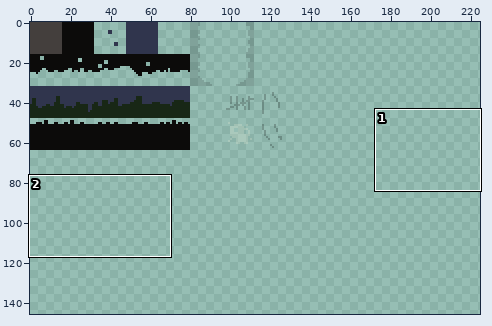
Edited in one commit: pixel-art file (res/img/tiles.aseprite). The picture above shows the old version from afar; the outline marks the close-up.
Close-up. As it was:
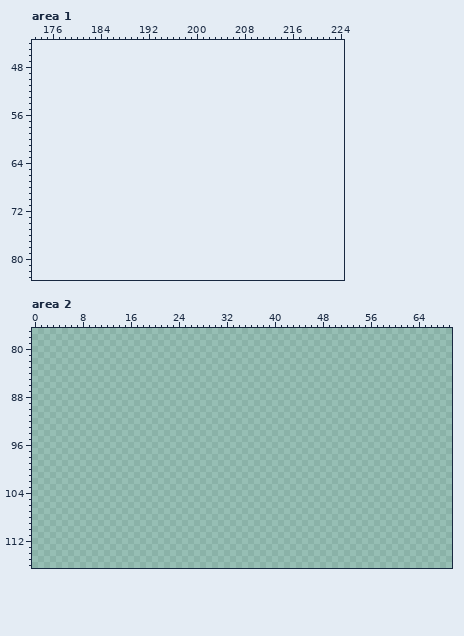
128x128 pixels, 1 frame. Shown: area 1: x 173..224, y 44..83; area 2: x 0..69, y 77..116. The old version is drawn lined up with the new one, on the new canvas. The wide view leaves out empty margins. The commit also changed other parts of the picture, which this record leaves out.
Visible layers, top first: "Layer 3" opacity 15%, "Layer 4" opacity 22%, "Layer 2".
Palette (. is transparent): 
Pixels before, area 2 (only the part around the change), first column x 0:
 77 .....................................................................
 78 .....................................................................
 79 .....................................................................
 80 .....................................................................
 81 .....................................................................
 82 .....................................................................
 83 .....................................................................
 84 .....................................................................
 85 .....................................................................
 86 .....................................................................
 87 .....................................................................
 88 .....................................................................
 89 .....................................................................
 90 .....................................................................
 91 .....................................................................
 92 .....................................................................
 93 .....................................................................
 94 .....................................................................
 95 .....................................................................
 96 .....................................................................
 97 .....................................................................
 98 .....................................................................
 99 .....................................................................
100 .....................................................................
101 .....................................................................
102 .....................................................................
103 .....................................................................
104 .....................................................................
105 .....................................................................
106 .....................................................................
107 .....................................................................
108 .....................................................................
109 .....................................................................
110 .....................................................................
111 .....................................................................
112 .....................................................................
113 .....................................................................
114 .....................................................................
115 .....................................................................
116 .....................................................................
And afterwards:
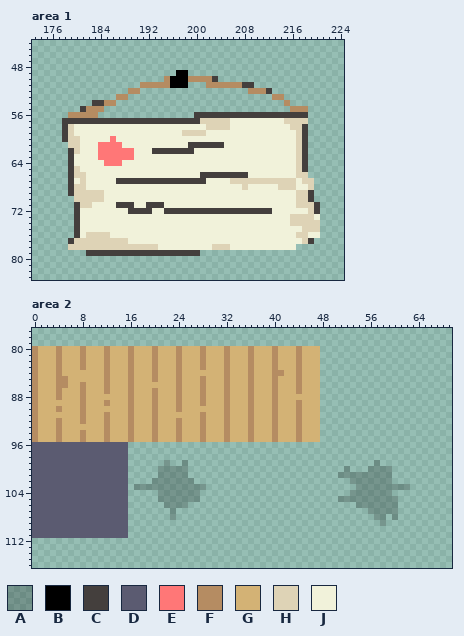
Colours new in this view: A #00000037  B #000000  C #443f3d  D #5b5b71  E #ff7777  F #b58c62  G #d3b275  H #ded3b6  J #f1f2da
The exact change:
canvas 128x128 -> 256x256
Changed rows in their new state; - is an unchanged pixel.
Area 1:
first column x 178:
49 -------------------BB----------------------
50 -----------------FBBBFFFFC-----------------
51 -------------FFFFFBBB---FFFFFFCC-----------
52 -----------FF------------------FFFC--------
53 ---------FF------------------------FF------
54 -----CCFF----------------------------F-----
55 ---CFFF-------------------------------FFF--
56 -FFFFF----------------CCCCCCCCCCCCCCCCCCC--
57 CCCCCCCCCCCCCCCCCCCCCCCHHHHHJJJJJJJJJHHHH--
58 CHJJJJJJJJJJJJJJJJJJJJJJHHHHJJJJJJJJJJHHC--
59 CHJJJJJJJJJJJJJJJJJJHHHHJJJJJJJJJJJJJJJHC--
60 CHHJJJJJEJJJJJJJJJJJJJJJJJJJJJJJJJJJJJJHC--
61 -HHJJJEEEEJJJJJJJJJJJCCCCCCJJJJJJJJJJJJHC--
62 -CHJJJEEEEEEJJJCCCCCCCJJJJJJJJJJJJJJJJJHC--
63 -CJJJJEEEEEEJJJJJJJJJJJJJJJJJJJJJJJJJJJHC--
64 -CJJJJJEEEJJJJJJJJJJJJJJJJJJJJJJJJJJJJJHC--
65 -CHJJJJJJJJJJJJJJJJJJJJJJJJJJJJJJJJJJJJHC--
66 -CHHJJJJJJJJJJJJJJJJJJJCCCCCCCCJJJJJJJJHH--
67 -CJHJJJJJCCCCCCCCCCCCCCCJJJJHHHHHHHHHHHJHH-
68 -CHHJJJJJJJJJJJJJJJJJJJJJJJJJJHJJJJJHHHJJH-
69 -CHHHHHJJJJJJJJJJJJJJJJJJJJJJJJJJJJJJJJHHC-
70 --HHHHHJJJJJJJJJJJJJJJJJJJJJJJJJJJJJJJJHHC-
71 --CHHJJJJCCCJJCCCJJJJJJJJJJJJJJJJJJJJJJHHHC
72 --CJJJJJJJJCCCCJJCCCCCCCCCCCCCCCCCCJJJJJJHC
73 --CJJJJJJJJJJJJJJJJJJJJJJJJJJJJJJJJJJJHHHHJ
74 --CJJJJJJJJJJJJJJJJJJJJJJJJJJJJJJJJJJJHHHHH
75 --CJJJJJJJJJJJJJJJJJJJJJJJJJJJJJJJJJJJJJHHH
76 --CJHHHHJJJJJJJJJJJJJJJJJJJJJJJJJJJJJJJHHJJ
77 -CHHHHHHHHHJJJJJJJJJJJJJJJJJJJJJJJJJJJJJHC-
78 -HHHHHHHHHHHHHHHJJJJJJJJJHHHJJJJJJJJJJJ----
79 ----CCCCCCCCCCCCCCCCCCC--------------------
Area 2:
first column x 0:
 80 FGGGFGGGFGGGFGGGFGGGFGGGFGGGFGGGFGGGFGGGFGGGFGGG---------------
 81 FGGGFGGGFGGGFGGGFGGGFGGGFGGGFGGGFGGGFGGGFGGGFGGG---------------
 82 FGGGFGGGFGGGFGGGFGGGFGGGFGGGFGGGFGGGFGGGFGGGFGGG---------------
 83 FGGGFGGGFGGGFGGGFGGGFGGGFGGGFGGGFGGGFGGGFGGGFGGG---------------
 84 FGGGFGGGGGGGFGGGFGGGFGGGFGGGGGGGFGGGFGGGFFGGFGGG---------------
 85 FGGGFFGGGGGGFGGGFGGGFGGGFGGGFGGGFGGGFGGGFGGGFGGG---------------
 86 FGGGFFGGFGGGFGGGFGGGGGGGFGGGFGGGFGGGFGGGFGGGFGGG---------------
 87 FGGGFGGGFGGGFGGGFGGGFGGGFGGGFGGGFGGGFGGGFGGGFGGG---------------
 88 FGGGFGGGFGGGGGGGFGGGFGGGFGGGFGGGFGGGFGGGFGGGGGGG---------------
 89 FGGGGGGGFGGGFGGGFGGGFGGGFGGGFGGGFGGGFGGGFGGGFGGG---------------
 90 FGGGFGGGFGGGGGGGFGGGFGGGFGGGGGGGFGGGFGGGFGGGFGGG---------------
 91 FGGGGGGGFGGGFGGGFGGGFGGGGGGGFGGGFGGGFGGGFGGGFGGG---------------
 92 FGGGFGGGFGGGFGGGFGGGFGGGFGGGFGGGFGGGFGGGFGGGFGGG---------------
 93 FGGGFGGGGGGGFGGGFGGGFGGGFGGGFGGGFGGGFGGGFGGGFGGG---------------
 94 FGGGFGGGFGGGFGGGFGGGFGGGFGGGFGGGFGGGFGGGFGGGFGGG---------------
 95 FGGGFGGGFGGGFGGGFGGGFGGGFGGGFGGGFGGGFGGGFGGGFGGG---------------
 96 DDDDDDDDDDDDDDDD-----------------------------------------------
 97 DDDDDDDDDDDDDDDD-----------------------------------------------
 98 DDDDDDDDDDDDDDDD-----------------------------------------------
 99 DDDDDDDDDDDDDDDD------A--A-------------------------------A-----
100 DDDDDDDDDDDDDDDD-----AAAAA--------------------------A---AAAA---
101 DDDDDDDDDDDDDDDD-----AAAAA-------------------------AAAAAAAAA---
102 DDDDDDDDDDDDDDDD----AAAAAAA--------------------------AAAAAAA---
103 DDDDDDDDDDDDDDDD-AAAAAAAAAAAA-------------------------AAAAAAAAA
104 DDDDDDDDDDDDDDDD-----AAAAAAA-------------------------AAAAAAA---
105 DDDDDDDDDDDDDDDD-----AAAAAAA-----------------------AAAAAAAAAA--
106 DDDDDDDDDDDDDDDD------AAAA----------------------------AAAAAAA--
107 DDDDDDDDDDDDDDDD-------A--------------------------------AAAAA--
108 DDDDDDDDDDDDDDDD-------A---------------------------------AA-A--
109 DDDDDDDDDDDDDDDD------------------------------------------A----
110 DDDDDDDDDDDDDDDD-----------------------------------------------
111 DDDDDDDDDDDDDDDD-----------------------------------------------
